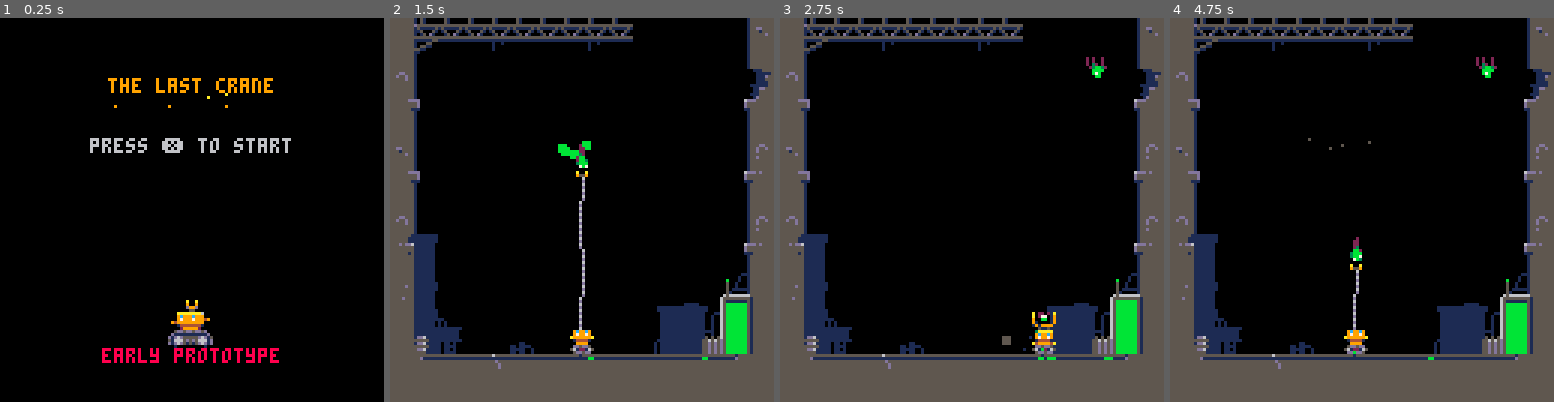
Above: before the commit, frames 1-4 (left to right).
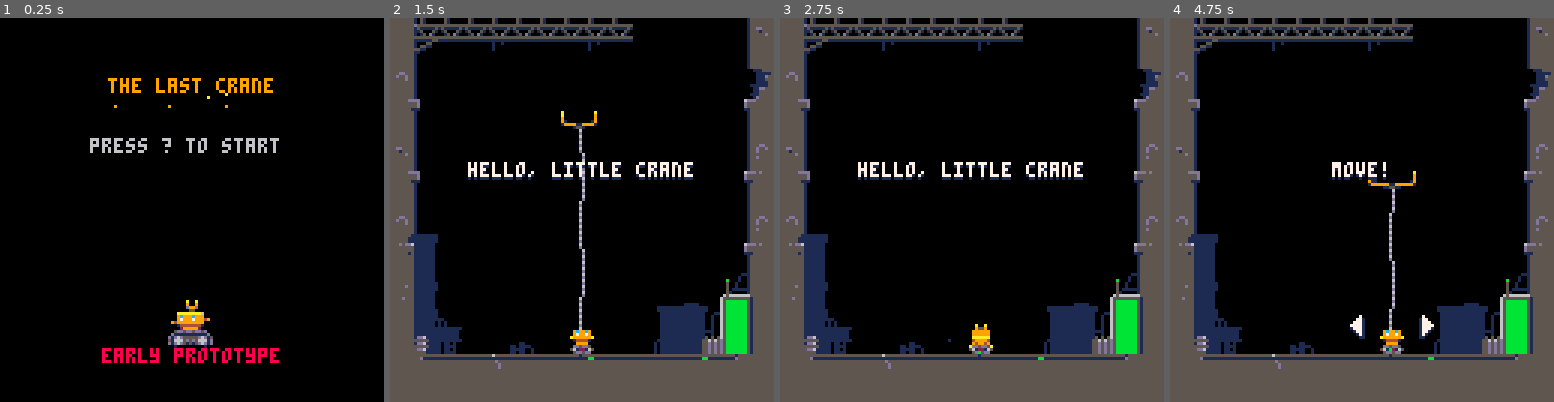
Above: after the commit, the same moments.

Repository: headjump/ld39
Game: PICO-8 cartridge crane.p8
Same seed, same stepped clock (60 frames per second), same inputs: the game is played once before the commit and once after it.
Inputs:
- Up to frame 1 (0.25 s): no input
- Up to frame 2 (1.5 s): tap X (X key) at 0.33, 1.07 s; tap O (Z key) at 0.7 s
- Up to frame 3 (2.75 s): hold Right 1.6-2.1 s; tap O (Z key) at 1.7, 2.1, 2.5 s; tap X (X key) at 1.85 s; hold Right from 2.47 s (still down)
- Up to frame 4 (4.75 s): tap O (Z key) every 0.4 s from 2.9 to 4.5 s; tap X (X key) at 2.97, 4.08 s; release Right at 3.03 s; hold Left 3.08-3.58 s; hold Right 4.02-4.68 s

The runs differ from the first frame. In frame 1, 0.6% of the frame differs, in the area x 42-76%, y 31-36%; in frame 2, 1.8%; in frame 3, 2.4%, in the area x 20-87%, y 10-90%; in frame 4, 2.2%.

Commit message:
Add gif; implement shake in ngn_upd

Diff:
--- a/crane.p8
+++ b/crane.p8
@@ -32,7 +32,7 @@
   drw=function(st)
    cls()
    print("the last crane",36,20,9)
-   print("press ❎ to start",30,40,cond(blink_cnt.val<=15,5,6))
+   print("press ? to start",30,40,cond(blink_cnt.val<=15,5,6))
    spr(cond(flr(blink_cnt.val/5)%2==0,1,3),56,94,2,2)
    print("early prototype",34,110,8)
   end
@@ -54,7 +54,7 @@
   drw=function(st)
    cls()
    print("you ran out of energy",22,20,8)
-   if(st.wait_till_btn.over)then print("press ❎ to retry",30,40,cond(st.blink_st,5,6)) end
+   if(st.wait_till_btn.over)then print("press ? to retry",30,40,cond(st.blink_st,5,6)) end
   end
  }
 end
@@ -413,7 +413,7 @@
 c_none=0
 c_after_tut=1
 function checkpoint()
- return c_after_tut
+ return c_none
 end
 
 function director()
@@ -475,7 +475,7 @@
    end
   }
  end
- local p_tut_grap=function(msg,col,min_time)
+ local p_tut_grab=function(msg,col,min_time)
   local min_time_cnt=cntdwn(min_time)
   local was_generating=false
   return {
@@ -488,7 +488,7 @@
     local target=ngn_tagged(t_consumable)[1]
     if(target)then
      drw_msg(msg,col)
-     print("❎",target.x,target.y+10)
+     print("?",target.x,target.y+10)
     end
    end
   }
@@ -576,7 +576,7 @@
        {p_set_orb_interval,60,60,true},
        {p_tut_battery,"and your energy runs out",7,120},
        {p_wait,25},
-       {p_tut_grap,"grap a green alien",7,20},
+       {p_tut_grab,"grab a green alien",7,20},
        {p_wait,12},
        {p_tut_fillup,"it fills up your energy",7,60}
       }
@@ -1005,6 +1005,14 @@
 end
 
 function ngn_upd()
+ if(st.freeze and st.freeze>0)then
+  st.freeze -= timed(1)
+  if(st.freeze <= 0)then
+    del(st, st.freeze)
+  end
+  return--no update this time!
+ end
+
  if(st.shake) st.shake.upd()
  if(st.upd) st.upd(st)
  -- ent updates
Not shown, added: gifs/2017-09-02.gif
